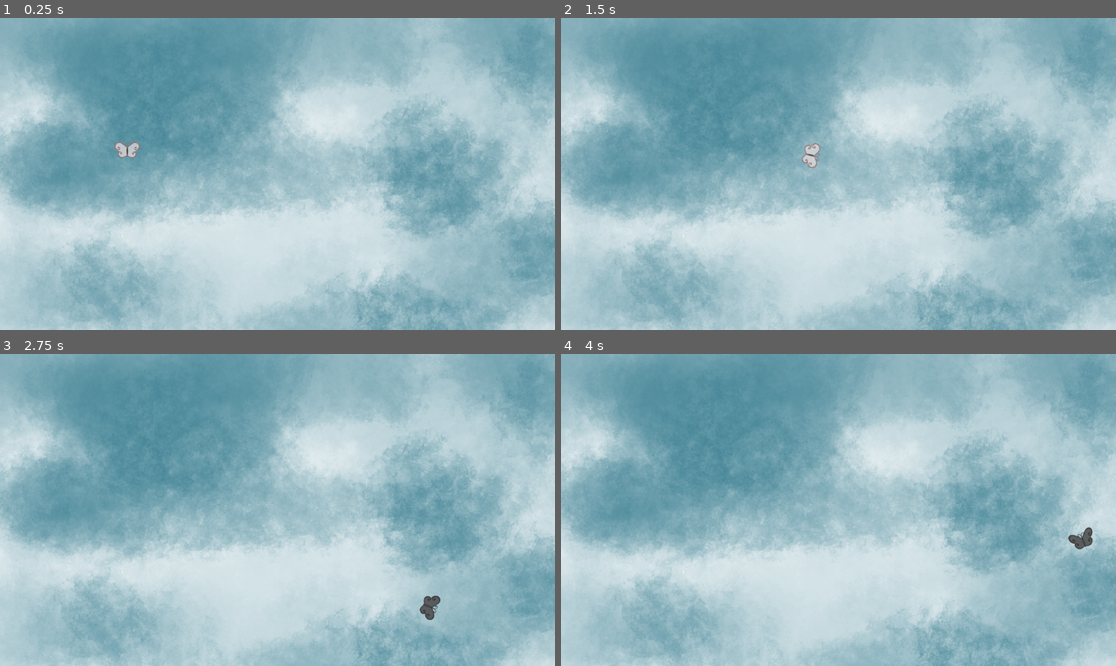
Above: before the commit, frames 1-4 (two rows, left to right).
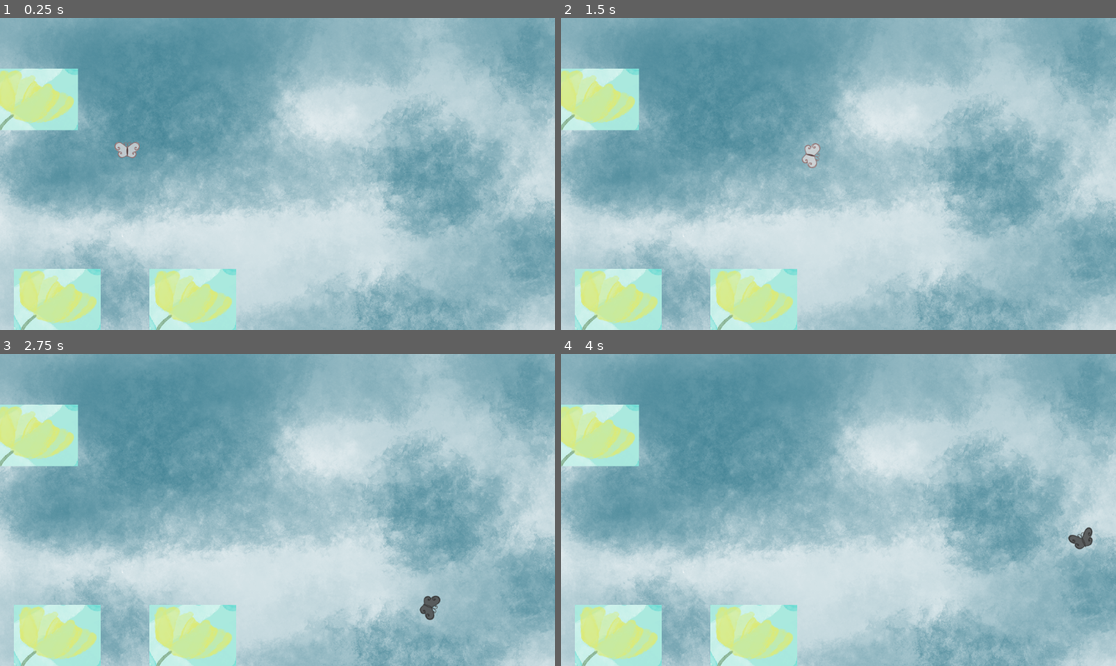
Above: after the commit, the same moments.

Repository: RemiSlanina/butterfly-game-01
Game: Godot game, scene res://world.tscn
The game is run twice, just before and just after one commit, with the same random seed, the same clock (stepped at 60 frames per second) and the same inputs.
Inputs:
- Up to frame 1 (0.25 s): no input
- Up to frame 2 (1.5 s): hold D 0.53-1.28 s; hold Shift 0.53-1.28 s; hold S from 1.28 s (still down); tap Shift at 1.35 s
- Up to frame 3 (2.75 s): release S at 2.03 s; hold D from 2.03 s (still down); hold Shift from 2.03 s (still down)
- Up to frame 4 (4 s): release D at 2.78 s; release Shift at 2.78 s; hold W 2.78-3.53 s; tap Shift at 2.85 s; hold A from 3.53 s (still down); hold Shift from 3.53 s (still down)

The runs differ from the first frame. In frame 1, 8.5% of the frame differs, in the area x 0-43%, y 16-100%; in frame 2, 8.5%; in frame 3, 8.5%; in frame 4, 8.5%.

Commit message:
add flower prototype with placeholder and growing/shrinking

Diff:
--- a/butterfly.gd
+++ b/butterfly.gd
@@ -6,6 +6,7 @@
 @export var friction := 250.0
 @export var rotation_speed := 5.0
 
+var nearby_flower = null
 var velocity := Vector2.ZERO
 
 func _process(delta):
@@ -77,3 +78,9 @@
 			velocity.angle() + deg_to_rad(90),
 			rotation_speed * delta * 1.7
 		)
+
+
+func _on_area_2d_area_entered(area: Area2D) -> void:
+	print("touching flower")
+	if area.has_method("react"):
+		area.react()
--- /dev/null
+++ b/flowers/flower.gd
@@ -0,0 +1,13 @@
+extends Area2D
+
+@onready var sprite = $Sprite2D
+
+var target_scale = Vector2.ONE
+
+func react():
+	target_scale = Vector2(1.2, 1.2)
+
+func _process(delta):
+	sprite.scale = sprite.scale.lerp(target_scale, 5 * delta)
+
+	target_scale = target_scale.lerp(Vector2.ONE, 2 * delta)
--- /dev/null
+++ b/flowers/flower.tscn
@@ -0,0 +1,19 @@
+[gd_scene load_steps=4 format=3 uid="uid://cio0c3j1nv4kd"]
+
+[ext_resource type="Script" uid="uid://cwqt7xi7cs8fs" path="res://flowers/flower.gd" id="1_i6lw5"]
+[ext_resource type="Texture2D" uid="uid://dm6s3v1mx8ib1" path="res://flower-placeholder.png" id="1_qiop2"]
+
+[sub_resource type="CapsuleShape2D" id="CapsuleShape2D_qiop2"]
+radius = 52.55273
+height = 178.82104
+
+[node name="Flower" type="Area2D"]
+script = ExtResource("1_i6lw5")
+
+[node name="Sprite2D" type="Sprite2D" parent="."]
+texture = ExtResource("1_qiop2")
+
+[node name="CollisionShape2D" type="CollisionShape2D" parent="."]
+position = Vector2(-3.9999993, -4)
+rotation = -1.2096378
+shape = SubResource("CapsuleShape2D_qiop2")
--- a/world.tscn
+++ b/world.tscn
@@ -1,8 +1,9 @@
-[gd_scene load_steps=19 format=3 uid="uid://6i1bpl0g753j"]
+[gd_scene load_steps=21 format=3 uid="uid://6i1bpl0g753j"]
 
 [ext_resource type="Texture2D" uid="uid://h5teyu0gupn" path="res://scene-1200x700-far-background.png" id="1_tlwt5"]
 [ext_resource type="Texture2D" uid="uid://dxw2d3jw6r84x" path="res://Butterfly-Sprite-01.svg" id="2_fj7yv"]
 [ext_resource type="Script" uid="uid://dai4hs8f2tgl7" path="res://butterfly.gd" id="3_tlwt5"]
+[ext_resource type="PackedScene" uid="uid://cio0c3j1nv4kd" path="res://flowers/flower.tscn" id="4_aqk2v"]
 
 [sub_resource type="AtlasTexture" id="AtlasTexture_tlwt5"]
 atlas = ExtResource("2_fj7yv")
@@ -115,11 +116,24 @@
 "speed": 28.0
 }]
 
+[sub_resource type="CapsuleShape2D" id="CapsuleShape2D_aqk2v"]
+radius = 19.026306
+height = 57.819855
+
 [node name="World" type="Node2D"]
 
 [node name="TempBackground" type="Sprite2D" parent="."]
 position = Vector2(585, 324)
 texture = ExtResource("1_tlwt5")
+
+[node name="Flower1" parent="." instance=ExtResource("4_aqk2v")]
+position = Vector2(119, 585)
+
+[node name="Flower2" parent="." instance=ExtResource("4_aqk2v")]
+position = Vector2(72, 169)
+
+[node name="Flower3" parent="." instance=ExtResource("4_aqk2v")]
+position = Vector2(400, 585)
 
 [node name="Butterfly" type="AnimatedSprite2D" parent="."]
 position = Vector2(264, 275)
@@ -127,3 +141,11 @@
 animation = &"fly"
 autoplay = "fly"
 script = ExtResource("3_tlwt5")
+
+[node name="Area2D" type="Area2D" parent="Butterfly"]
+
+[node name="CollisionShape2D" type="CollisionShape2D" parent="Butterfly/Area2D"]
+rotation = 1.601002
+shape = SubResource("CapsuleShape2D_aqk2v")
+
+[connection signal="area_entered" from="Butterfly/Area2D" to="Butterfly" method="_on_area_2d_area_entered"]
Binary file added: flower-placeholder.png
Not shown, added: flower-placeholder.png.import
Not shown, added: flowers/flower.gd.uid
